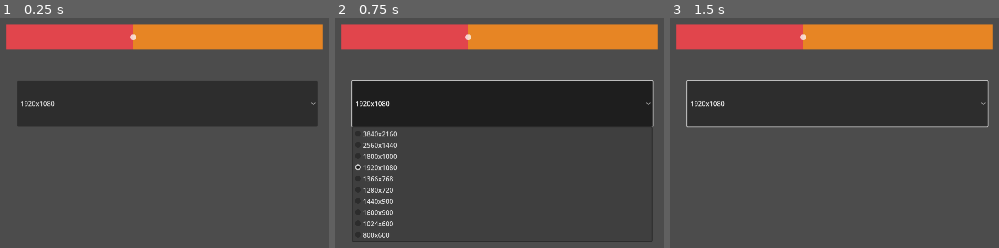
Above: before the commit, frames 1-3 (left to right).
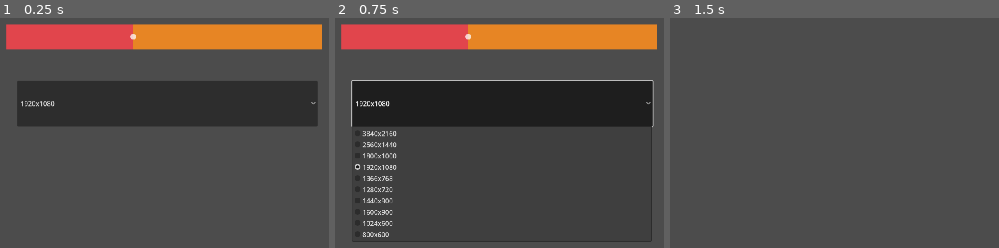
Above: after the commit, the same moments.

Repository: jingxin-anze/light-jump
Game: Godot game, scene res://Scenes/Setting/setting.tscn
The game is run twice, just before and just after one commit, with the same random seed, the same clock (stepped at 60 frames per second) and the same inputs. This scene is started directly instead of the project's main scene. Sound files missing from this copy of the repository are replaced by a short silence.
Inputs (mouse positions are in pixels of both pictures, inside the frame that each line leads up to):
- Up to frame 1 (0.25 s): no input
- Up to frame 2 (0.75 s): click "1920x1080" at 0.5 s
- Up to frame 3 (1.5 s): tap Enter at 1.25 s; move the mouse to (989, 192) at 1.27 s; hold D (move_right) from 1.28 s (still down); tap J (attack) at 1.35 s; click (989, 192) at 1.42 s

The runs differ from the first frame. In frame 1, less than 0.1% of the frame differs, in the area x 39-99%, y 2-38%; in frame 2, 1.6%; in frame 3, 30%, in the area x 1-99%, y 2-48%.

Commit message:
实现开始菜单的设置按钮

Diff:
--- a/Scenes/Setting/setting.gd
+++ b/Scenes/Setting/setting.gd
@@ -16,6 +16,7 @@
 	"800x600": Vector2i(800, 600) ,
 }
 const LEVEL_1_ECHOES_IN_THE_NIGHT = preload("res://Asset/Sounds/Level1/Level 1_Echoes in the Night.mp3")
+
 
 func _ready() -> void:
 	AudioPlayer.play(LEVEL_1_ECHOES_IN_THE_NIGHT)
@@ -40,3 +41,8 @@
 func _on_resolution_item_selected(index: int) -> void:
 	var key=resolution.get_item_text(index)
 	get_window().set_size(resolution_dir[key])
+
+
+func _on_gui_input(event: InputEvent) -> void:
+	if event is InputEventMouseButton and event.button_index==MOUSE_BUTTON_LEFT and event.is_pressed():
+		self.queue_free()
--- a/Scenes/Setting/setting.tscn
+++ b/Scenes/Setting/setting.tscn
@@ -28,21 +28,32 @@
 anchor_bottom = 1.0
 grow_horizontal = 2
 grow_vertical = 2
+mouse_filter = 2
 theme = ExtResource("1_0axhj")
 script = ExtResource("1_bu0bt")
 metadata/_edit_lock_ = true
 
 [node name="CanvasLayer" type="CanvasLayer" parent="."]
 
-[node name="HSlider" type="HSlider" parent="CanvasLayer"]
-unique_name_in_owner = true
+[node name="Control" type="Control" parent="CanvasLayer"]
+layout_mode = 3
 anchors_preset = 15
 anchor_right = 1.0
 anchor_bottom = 1.0
-offset_left = 628.0
-offset_top = 73.0
-offset_right = -532.0
-offset_bottom = -931.0
+grow_horizontal = 2
+grow_vertical = 2
+
+[node name="HSlider" type="HSlider" parent="CanvasLayer"]
+unique_name_in_owner = true
+anchors_preset = -1
+anchor_left = 0.327
+anchor_top = 0.068
+anchor_right = 0.723
+anchor_bottom = 0.138
+offset_left = 0.159973
+offset_top = -0.440002
+offset_right = -0.160156
+offset_bottom = -0.0400085
 grow_horizontal = 2
 grow_vertical = 2
 theme_override_styles/slider = SubResource("StyleBoxTexture_8inxq")
@@ -52,10 +63,15 @@
 value = 1.0
 
 [node name="Resolution" type="OptionButton" parent="CanvasLayer"]
-offset_left = 654.0
-offset_top = 216.0
-offset_right = 1376.0
-offset_bottom = 326.0
+anchors_preset = -1
+anchor_left = 0.341
+anchor_top = 0.2
+anchor_right = 0.717
+anchor_bottom = 0.302
+offset_left = -0.720032
+offset_right = -0.640015
+offset_bottom = -0.160004
 
+[connection signal="gui_input" from="CanvasLayer/Control" to="." method="_on_gui_input"]
 [connection signal="value_changed" from="CanvasLayer/HSlider" to="." method="_on_h_slider_value_changed"]
 [connection signal="item_selected" from="CanvasLayer/Resolution" to="." method="_on_resolution_item_selected"]
--- a/Scenes/Ui/start_ui.gd
+++ b/Scenes/Ui/start_ui.gd
@@ -10,8 +10,8 @@
 
 
 func _on_set_pressed() -> void:
-	pass # Replace with function body.
-
+	var setting=preload("res://Scenes/Setting/setting.tscn").instantiate()
+	add_child(setting)
 
 func _on_exit_pressed() -> void:
 	get_tree().quit()
